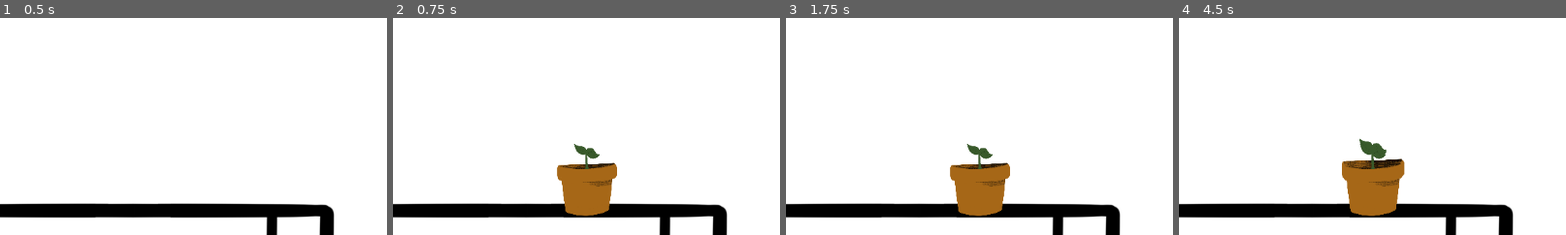
Above: before the commit, frames 1-4 (left to right).
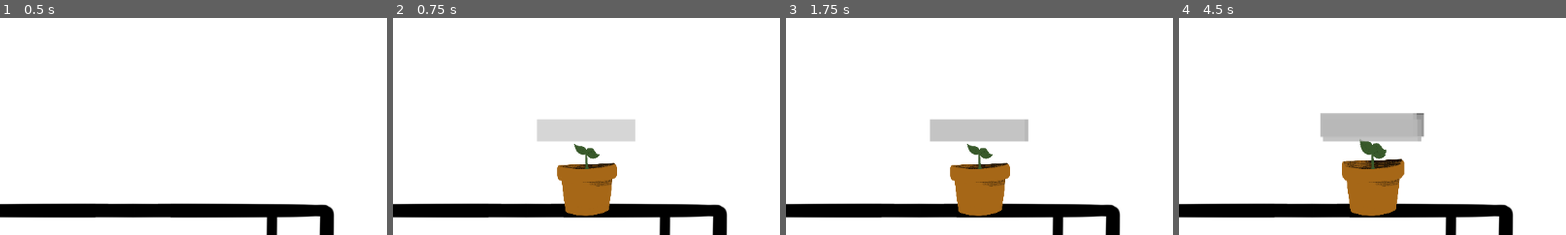
Above: after the commit, the same moments.

Repository: BluArch/planters
Game: Godot game, scene res://scenes/game_screen.tscn
The game is run twice, just before and just after one commit, with the same random seed, the same clock (stepped at 60 frames per second) and the same inputs.
Inputs (mouse positions are % of the whole screen's width and height, from its top left):
- Up to frame 1 (0.5 s): no input
- Up to frame 2 (0.75 s): click "Spawn plant" at 0.5 s
- Up to frame 3 (1.75 s): click "Spawn plant" at 1.25 s
- Up to frame 4 (4.5 s): click "Spawn plant" at 2 s; tap Enter at 2.75, 4.25 s; move the mouse to (58, 66) at 2.77 s; press the mouse at (58, 66) at 2.78 s; tap Space at 3.5 s; move the mouse to (58, 66) at 3.52 s; release the mouse at (58, 66) at 3.53 s; click (58, 66) at 3.6 s; move the mouse to (58, 66) at 4.27 s; press the mouse at (58, 66) at 4.28 s
The pictures show only the part of the screen within x 33-83%, y 27-77%; the shares and areas given below are measured in that part.

Frame 1 is identical in both runs. In frame 2, 2.5% of the frame differs, in the area x 37-63%, y 46-57%; in frame 3, 2.6%; in frame 4, 3.6%, in the area x 36-64%, y 43-58%.

Commit message:
added health for plants

Diff:
--- a/scenes/plant_jar.tscn
+++ b/scenes/plant_jar.tscn
@@ -22,10 +22,30 @@
 position = Vector2(0, 1)
 shape = SubResource("CircleShape2D_0ggb1")
 
-[node name="Timer" type="Timer" parent="Sprite2D"]
+[node name="growth_timer" type="Timer" parent="Sprite2D"]
 wait_time = 5.0
 one_shot = true
 autostart = true
+
+[node name="water_timer" type="Timer" parent="Sprite2D"]
+autostart = true
+
+[node name="plant_health" type="ProgressBar" parent="Sprite2D"]
+anchors_preset = -1
+anchor_left = 0.5
+anchor_top = 0.5
+anchor_right = 1.123
+anchor_bottom = 0.701
+offset_left = -1910.0
+offset_top = -1720.0
+offset_right = -1920.28
+offset_bottom = -1719.64
+grow_horizontal = 2
+grow_vertical = 2
+max_value = 30.0
+step = 1.0
+rounded = true
+show_percentage = false
 
 [connection signal="body_entered" from="Sprite2D/Area2D" to="." method="_on_area_2d_body_entered"]
 [connection signal="body_exited" from="Sprite2D/Area2D" to="." method="_on_area_2d_body_exited"]
@@ -33,4 +53,6 @@
 [connection signal="input_event" from="Sprite2D/Area2D" to="Sprite2D/Area2D/CollisionShape2D" method="_on_area_2d_input_event"]
 [connection signal="mouse_entered" from="Sprite2D/Area2D" to="." method="_on_area_2d_mouse_entered"]
 [connection signal="mouse_exited" from="Sprite2D/Area2D" to="." method="_on_area_2d_mouse_exited"]
-[connection signal="timeout" from="Sprite2D/Timer" to="." method="_on_timer_timeout"]
+[connection signal="timeout" from="Sprite2D/growth_timer" to="." method="_on_growth_timer_timeout"]
+[connection signal="timeout" from="Sprite2D/growth_timer" to="." method="_on_timer_timeout"]
+[connection signal="timeout" from="Sprite2D/water_timer" to="." method="_on_water_timer_timeout"]
--- a/scripts/draganddrop.gd
+++ b/scripts/draganddrop.gd
@@ -1,12 +1,22 @@
 extends Node2D
 
+const MAX_PLANT_HEALTH = 30
+
 var grown_plant_texture = preload("res://assets/big.png")
+var small_plant_texture = preload("res://assets/bud.png")
 
+var alive = true
+
+var cur_plant_health = MAX_PLANT_HEALTH
 var draggable = false
 var is_inside_dropable = false
 
 var prev_location: Vector2
 var offset: Vector2
+
+func _ready():
+	var healthbar = $Sprite2D/plant_health
+	healthbar.value = MAX_PLANT_HEALTH
 
 func _process(_delta):
 	# If mouse is hovering over object
@@ -56,6 +66,17 @@
 	if body.is_in_group("drop_zone"):
 		is_inside_dropable = false
 
+func update_health():
+	var healthbar = $Sprite2D/plant_health
+	healthbar.value = cur_plant_health
 
-func _on_timer_timeout():
+	if cur_plant_health==0:
+		alive=false
+
+func _on_growth_timer_timeout():
 	$Sprite2D.set_texture(grown_plant_texture)
+
+func _on_water_timer_timeout():
+	if cur_plant_health!=0:
+		cur_plant_health = cur_plant_health - 1
+	update_health()
Not shown, changed: README.md
